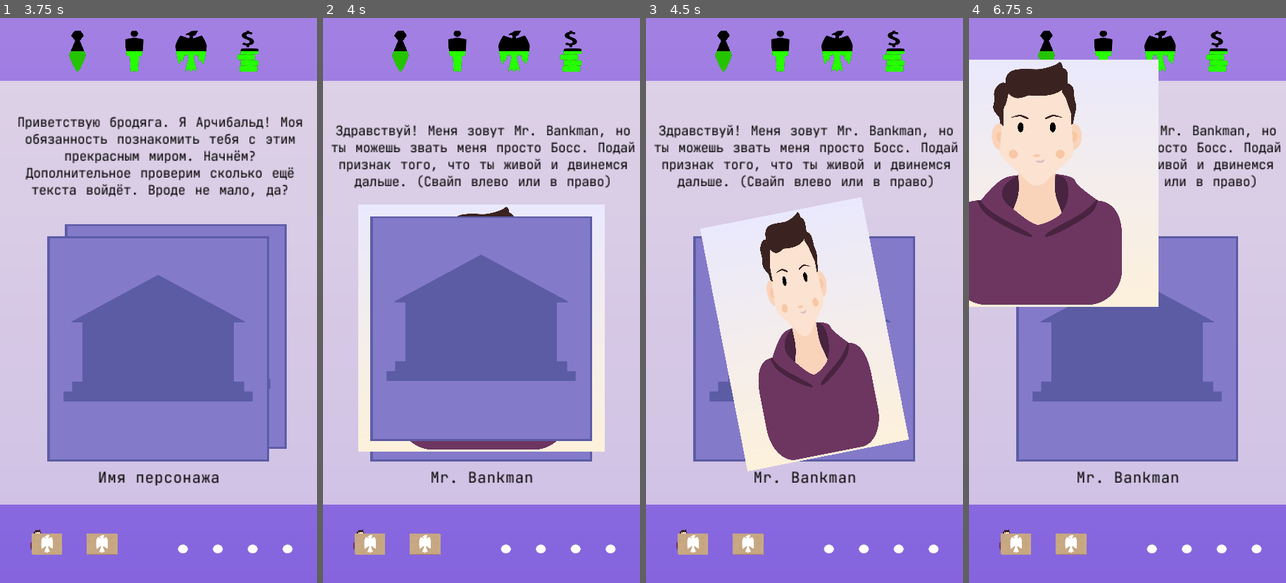
Above: before the commit, frames 1-4 (left to right).
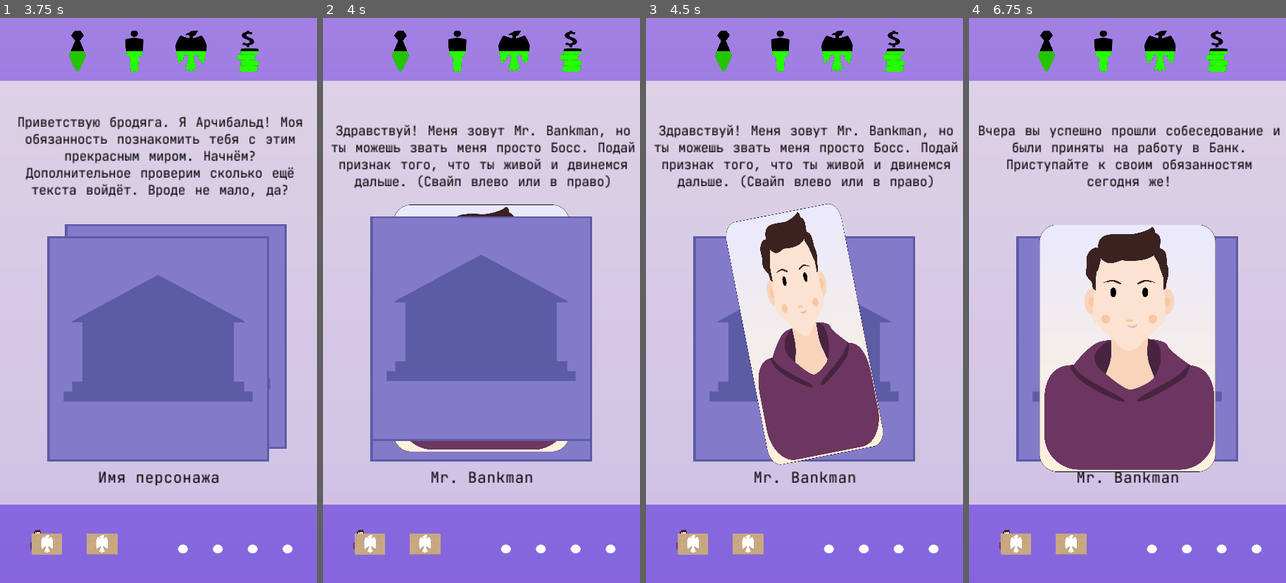
Above: after the commit, the same moments.

Repository: Nothengem/Mr.-Bankman
Game: Godot game, scene res://Scenes/StartMenu.tscn
The game is run twice, just before and just after one commit, with the same random seed, the same clock (stepped at 60 frames per second) and the same inputs. The engine's default icon, where the game draws it, is replaced by a stand-in: a white triangle on a blue panel in a dark square.
Inputs (mouse positions are in pixels of both pictures, inside the frame that each line leads up to):
- Up to frame 1 (3.75 s): tap Enter at 0.5 s; move the mouse to (228, 272) at 0.52 s; click (228, 272) at 0.67 s; click (66, 85) at 1.25 s; click (247, 85) at 2 s; click "1" at 2.75 s; drag from (95, 328) to (142, 413) at 3.52 s
- Up to frame 2 (4 s): no input
- Up to frame 3 (4.5 s): move the mouse to (804, 317) at 4.27 s; click (804, 317) at 4.42 s
- Up to frame 4 (6.75 s): tap Space at 5 s; drag from (1111, 413) to (1032, 215) at 5.02 s; move the mouse to (1222, 385) at 5.77 s; click (1222, 385) at 5.92 s; drag from (1032, 215) to (1079, 159) at 6.52 s

Frame 1 is identical in both runs. In frame 2, 4.2% of the frame differs, in the area x 11-89%, y 33-77%; in frame 3, 6.7%; in frame 4, 45%, in the area x 0-99%, y 7-81%.

Commit message:
Карточка
Размеры, форма и что-то ещё

Diff:
--- a/Scenes/Character(nextcharacter).tscn
+++ b/Scenes/Character(nextcharacter).tscn
@@ -111,6 +111,7 @@
 script = ExtResource( 19 )
 
 [node name="Character" parent="." instance=ExtResource( 5 )]
+position = Vector2( -6, -15 )
 
 [node name="IventPortrait" type="Sprite" parent="."]
 self_modulate = Color( 1, 1, 1, 0 )
@@ -131,14 +132,15 @@
 }
 
 [node name="LeftChooseRect" type="NinePatchRect" parent="Control"]
-anchor_left = 1.22672e-05
-anchor_top = 9.8149e-06
-anchor_right = 0.714298
-anchor_bottom = 0.714295
+anchor_left = -0.0343792
+anchor_top = 0.0053008
+anchor_right = 0.679906
+anchor_bottom = 0.719586
 margin_left = -0.0103044
 margin_top = -0.00824452
 margin_right = 199.99
 margin_bottom = -100.008
+rect_scale = Vector2( 0.75, 0.75 )
 rect_pivot_offset = Vector2( 600, 0 )
 texture = ExtResource( 2 )
 __meta__ = {
@@ -163,13 +165,14 @@
 [node name="Tween" type="Tween" parent="Control/LeftChooseRect"]
 
 [node name="RightChooseRect" type="NinePatchRect" parent="Control"]
-anchor_left = 0.285715
-anchor_right = 0.285715
+anchor_left = 0.14318
+anchor_right = 0.14318
 anchor_bottom = 0.714286
 margin_left = 599.999
 margin_right = 1100.0
 margin_bottom = 200.0
 rect_rotation = 90.0
+rect_scale = Vector2( 0.75, 0.75 )
 texture = ExtResource( 2 )
 __meta__ = {
 "_edit_use_anchors_": true
--- a/Scenes/CharacterControl.gd
+++ b/Scenes/CharacterControl.gd
@@ -55,7 +55,7 @@
 func _ready():
 	get_tree().call_group("Dossier", "dossier_update")
 	Animator.play("Apperiance")
-	start_position = screensize/2
+	start_position = (screensize/2)*2.5
 	print(start_position)
 	leftxposition = Vector2(-start_position.x, 0)
 	rightxposition = Vector2(start_position.x, 0)
@@ -93,7 +93,6 @@
 
 
 func ready_NextCardLose_helper():
-	print("исполняется")
 	if Scriptwriter.Heath_var <= 0:
 		Scriptwriter.NextCardInfo = Scriptwriter.CardDataBase.DATA.get("LooseTopHealth")
 	elif Scriptwriter.Law_var <= 0:
@@ -246,7 +245,6 @@
 
 	if Scriptwriter.NextCardLeft == "Random" and Scriptwriter.CardType != "Tutorial":
 		Scriptwriter.victory_count = int(Scriptwriter.victory_count) + 1
-		print(Scriptwriter.victory_count)
 
 	if Scriptwriter.victory_count < Scriptwriter.count_to_victory:
 		if Scriptwriter.NextCardLeft != "Ivent":
@@ -261,7 +259,6 @@
 func choosedone_next_card_right():
 	if Scriptwriter.NextCardRight == "Random" and Scriptwriter.CardType != "Tutorial":
 		Scriptwriter.victory_count = int(Scriptwriter.victory_count) + 1
-		print(Scriptwriter.victory_count)
 
 	if Scriptwriter.victory_count < Scriptwriter.count_to_victory:
 
@@ -299,8 +296,8 @@
 
 func _input(event):
 	if InputEventScreenTouch:
-		var a = start_position.x + 100
-		var b = start_position.x - 100
+		var a = start_position.x + (start_position.x/2)
+		var b = start_position.x - (start_position.x/2)
 		if position.x > a:
 			right_position = true
 			left_position = false
@@ -433,7 +430,7 @@
 
 	if position.x < start_position.x +200 and position.x > start_position.x -200:
 		$Tween.interpolate_property(thisnode, "position", thisnode.position,
-		(start_position + Vector2(0, 162)), 1.2, Tween.TRANS_ELASTIC, Tween.EASE_OUT)
+		Vector2(540, 1100), 1.2, Tween.TRANS_ELASTIC, Tween.EASE_OUT)
 		$Tween.start()
 		$Tween.interpolate_property(thisnode, "rotation_degrees", thisnode.rotation_degrees,
 		0, 1.2, Tween.TRANS_ELASTIC, Tween.EASE_OUT)
--- a/project.godot
+++ b/project.godot
@@ -26,6 +26,7 @@
 window/size/test_height=768
 window/handheld/orientation="portrait"
 window/stretch/mode="2d"
+window/stretch/aspect="keep"
 
 [input]
 
Binary file changed: Resources/GFX/MainCards/BackGround.png
